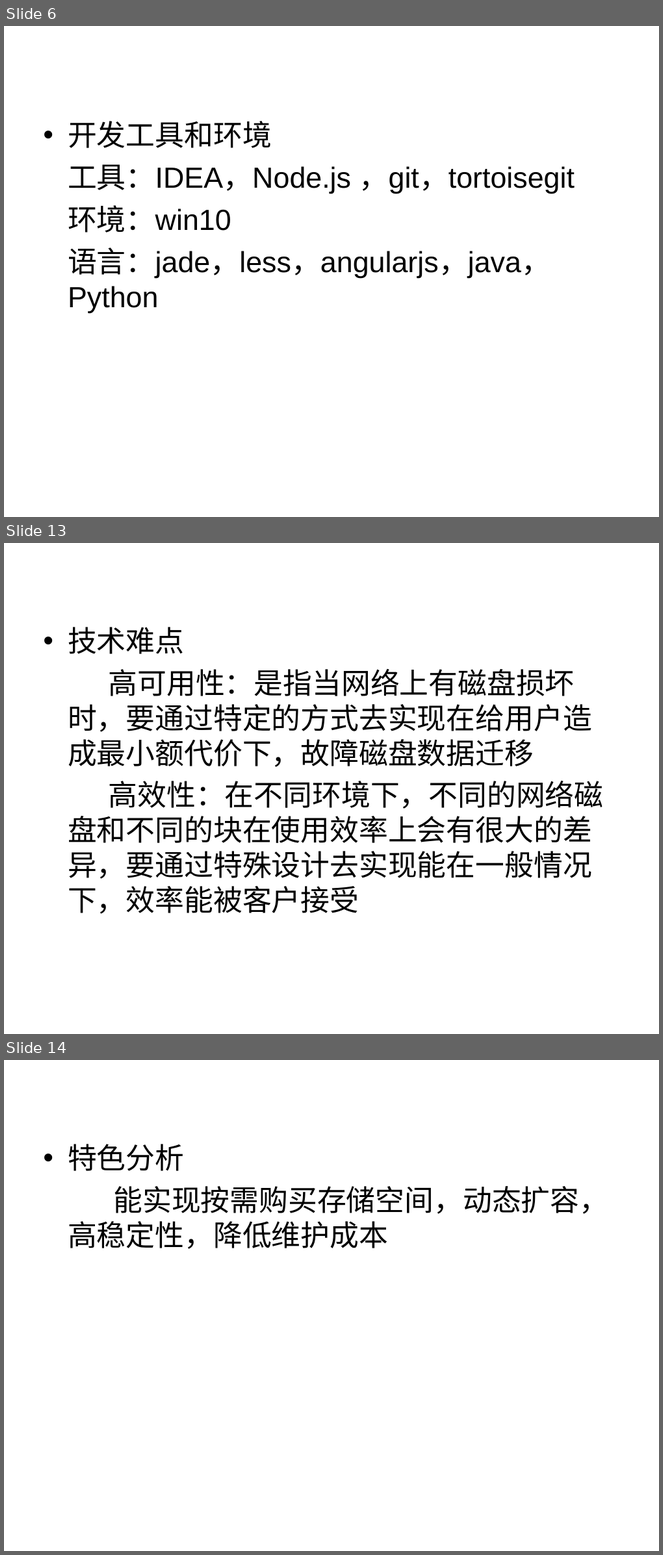
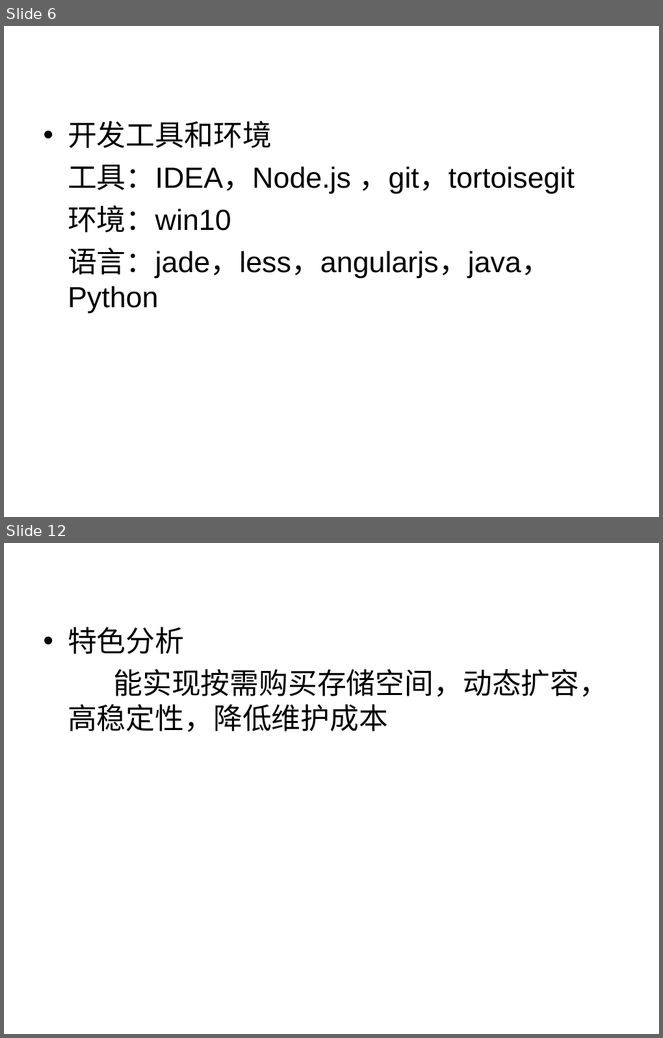
Before and after one commit to liaoliaoanxiao/mediumRepy, a slide deck: 中期答辩.ppt. Shown one above the other, each under a label of ours: slides 6, 13 and 14 before the commit, slides 6 and 12 after it; the slides between them are not shown. The pictures are 663x1555 and 663x1038 pixels, drawn with LibreOffice and Linux fonts; fonts in the diff are those of the drawing; background and template pictures are left out. Boxes give left, top, right and bottom in pixels: in the first picture for what was removed or moved away, otherwise in the second. Text is boxed around its words. In the diff, an @@ line names an element or a change of style, - is before the commit and + after.

```diff
--- a/中期答辩.ppt
+++ b/中期答辩.ppt
@@ slide 13 removed at [4,543,659,1034], background picture (left out) @@
@@ text removed at [68,627,604,914] @@
-• 技术难点
-高可用性：是指当网络上有磁盘损坏时，要通过特定的方式去实现在给用户造成最小额代价下，故障磁盘数据迁移
-高效性：在不同环境下，不同的网络磁盘和不同的块在使用效率上会有很大的差异，要通过特殊设计去实现能在一般情况下，效率能被客户接受
@@ what was slide 14 is now slide 12 @@
```
Also in this commit, not shown: 5 slides changed, 1 slide added, 3 other slides removed, 1 other file.
